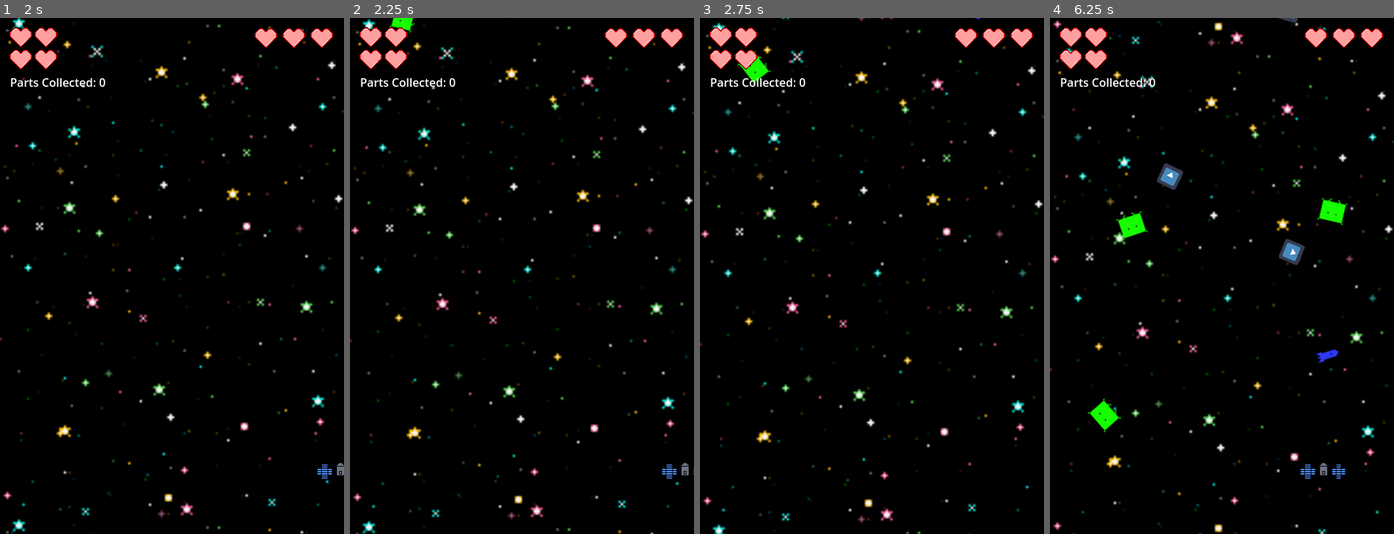
Above: before the commit, frames 1-4 (left to right).
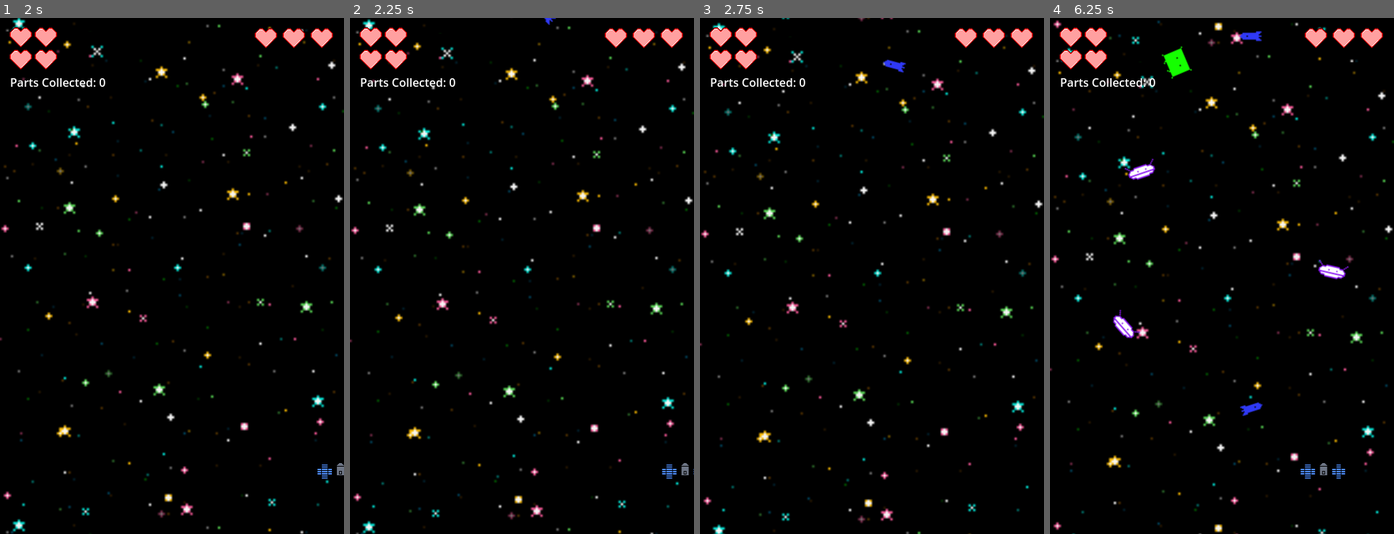
Above: after the commit, the same moments.

Repository: MissionToPsyche-Iridium/iridium_18b_ar_xr-asu
Game: Godot game, scene res://Game/world.tscn
Same seed, same stepped clock (60 frames per second), same inputs: the game is played once before the commit and once after it. The engine's default icon, where the game draws it, is replaced by a stand-in: a white triangle on a blue panel in a dark square.
Inputs:
- Up to frame 1 (2 s): hold Right (move_right) 0.53-1.28 s; hold Left (move_left) from 1.28 s (still down)
- Up to frame 2 (2.25 s): release Left (move_left) at 2.03 s; hold Right (move_right) from 2.03 s (still down)
- Up to frame 3 (2.75 s): keep holding Right (move_right)
- Up to frame 4 (6.25 s): release Right (move_right) at 3.53 s; hold Left (move_left) 3.53-5.78 s; hold Right (move_right) from 5.78 s (still down)

Frame 1 is identical in both runs. In frame 2, 0.2% of the frame differs, in the area x 11-60%, y 0-3%; in frame 3, 0.3%; in frame 4, 2.6%, in the area x 10-87%, y 0-81%.

Commit message:
Better sprites for collectable satellites

Diff:
--- a/Game/world.gd
+++ b/Game/world.gd
@@ -5,6 +5,10 @@
 var enemyTextOne = preload("res://EnemySpriteOne.png")
 var enemyTextTwo = preload("res://EnemySpriteTwo.png")
 var enemyTextThree = preload("res://EnemySpriteThree.png")
+var gammaRayNeutrSpect = preload("res://gammaRayNeutrSpect.png") #1
+var magnetometer = preload("res://magentometer.png") #2
+var multSpectImage = preload("res://multSpectImage.png") #3
+var radioScience = preload("res://radioScience.png") #4
 var partDelay = 0
 var partTracker = [0, 0, 0, 0]
 var partCounter = 0 # Used for selecting the right
@@ -12,13 +16,21 @@
 
 func _on_timer_timeout() -> void:
 	partDelay = partDelay + 1
-	if (partDelay >= 0 and partCounter < 4):
+	if (partDelay >= 8 and partCounter < 4):
 		partDelay = 0
 		partTracker[partCounter] = 1
 		var part = partScene.instantiate()
 		partCounter = partCounter + 1
 		part.partNum = partCounter
 		part.position = Vector2(randf_range(50, 450), randf_range(-250, -50))
+		if (partCounter == 1):
+			part.get_node("Sprite2D").texture = gammaRayNeutrSpect
+		elif(partCounter == 2):
+			part.get_node("Sprite2D").texture = magnetometer
+		elif(partCounter == 3):
+			part.get_node("Sprite2D").texture = multSpectImage
+		elif(partCounter == 4):
+			part.get_node("Sprite2D").texture = radioScience
 		add_child(part)
 
 
--- a/Part/part.tscn
+++ b/Part/part.tscn
@@ -1,7 +1,7 @@
 [gd_scene load_steps=4 format=3 uid="uid://co7e3gcspfi8k"]
 
 [ext_resource type="Script" path="res://Part/part.gd" id="1_lsmfj"]
-[ext_resource type="Texture2D" uid="uid://bnjs6w7fciv2" path="res://icon.svg" id="2_qobb3"]
+[ext_resource type="Texture2D" uid="uid://uy08dbwvo072" path="res://magentometer.png" id="2_am7uy"]
 
 [sub_resource type="RectangleShape2D" id="RectangleShape2D_nnb18"]
 size = Vector2(30, 30)
@@ -17,5 +17,4 @@
 
 [node name="Sprite2D" type="Sprite2D" parent="."]
 position = Vector2(-1, 1)
-scale = Vector2(0.234375, 0.234375)
-texture = ExtResource("2_qobb3")
+texture = ExtResource("2_am7uy")
--- a/Player/player.gd
+++ b/Player/player.gd
@@ -7,7 +7,13 @@
 var parts = 0
 var gameOver = false
 
+var gammaRayNeutrSpect = preload("res://gammaRayNeutrSpect.png") #1
+var magnetometer = preload("res://magentometer.png") #2
+var multSpectImage = preload("res://multSpectImage.png") #3
+var radioScience = preload("res://radioScience.png") #4
+
 @onready var axis = 0
+
 
 func _physics_process(delta: float):
 	move(delta)
@@ -49,13 +55,13 @@
 	parts += 1
 	get_parent().get_node("HUD").get_node("PartsCount").text = "Parts Collected: " + str(parts)
 	if (area.partNum == 1):
-		get_parent().get_node("HUD").get_node("PartsOne").texture = deadHeart
+		get_parent().get_node("HUD").get_node("PartsOne").texture = gammaRayNeutrSpect
 	elif (area.partNum == 2):
-		get_parent().get_node("HUD").get_node("PartsTwo").texture = deadHeart
+		get_parent().get_node("HUD").get_node("PartsTwo").texture = magnetometer
 	elif (area.partNum == 3):
-		get_parent().get_node("HUD").get_node("PartsThree").texture = deadHeart
+		get_parent().get_node("HUD").get_node("PartsThree").texture = multSpectImage
 	else:
-		get_parent().get_node("HUD").get_node("PartsFour").texture = deadHeart
+		get_parent().get_node("HUD").get_node("PartsFour").texture = radioScience
 	if (parts >= 4):
 		gameOver = true
 		get_parent().get_node("HUD").get_node("GameOver").text = "Game Over!\nYou Win! :)"
Binary file added: gammaRayNeutrSpect.png
Not shown, added: gammaRayNeutrSpect.png.import
Binary file added: magentometer.png
Not shown, added: magentometer.png.import
Binary file added: multSpectImage.png
Not shown, added: multSpectImage.png.import
Binary file added: radioScience.png
Not shown, added: radioScience.png.import
